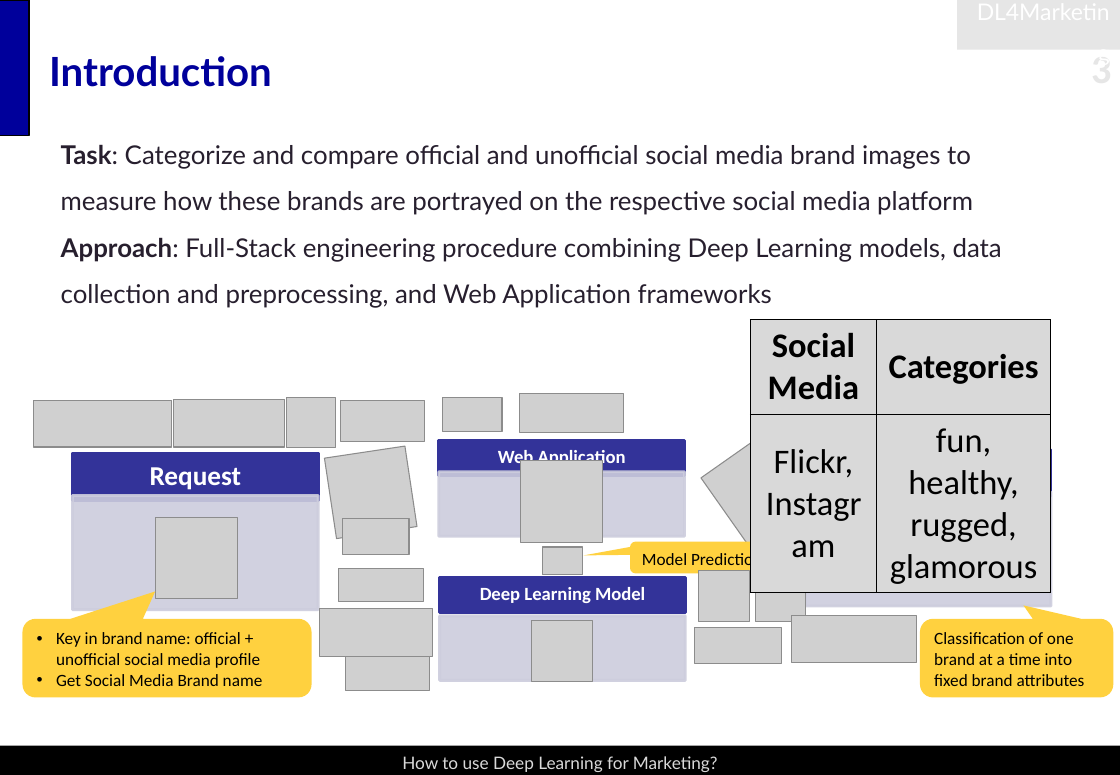
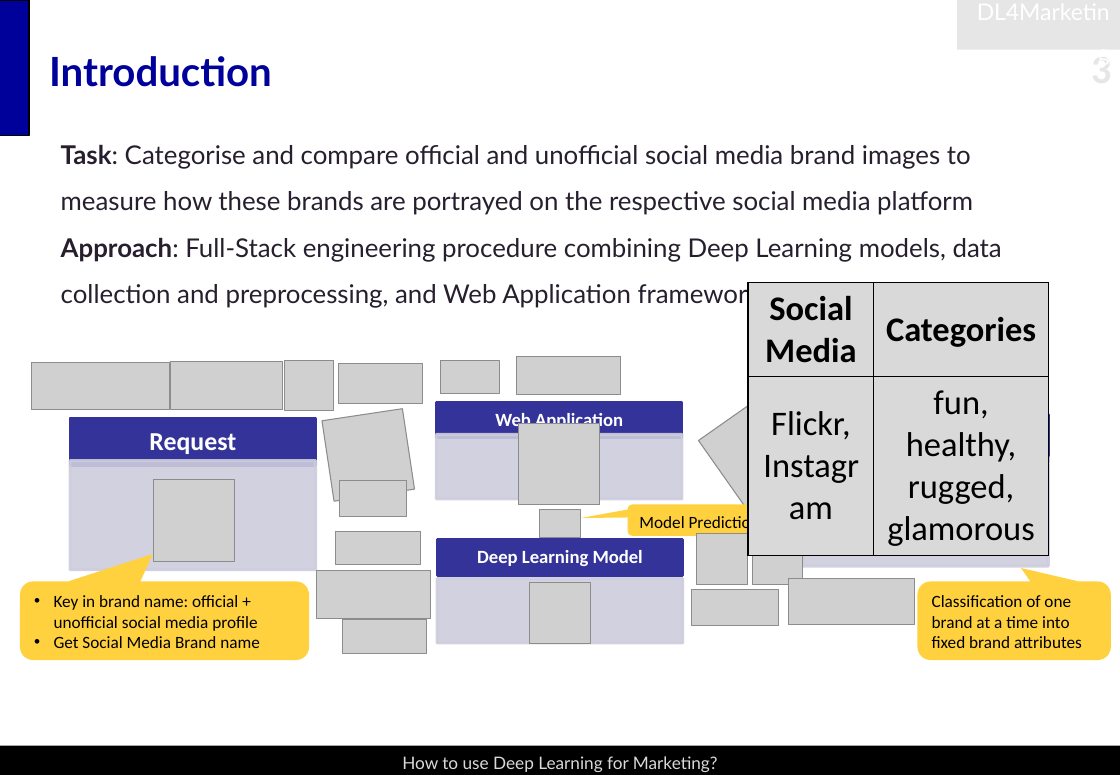
Before and after one commit to snoweZz/DLfM_BrandManagement, a slide deck: slide 3 of about_me/BrandManagement.pptx. Drawn at 1120x775 pixels with LibreOffice and Linux fonts; fonts in the diff are those of the drawing; grey boxes stand for pictures. Boxes give left, top, right and bottom in pixels: in the first picture for what was removed or moved away, otherwise in the second. Text is boxed around its words. In the diff, an @@ line names an element or a change of style, - is before the commit and + after.

```diff
--- a/about_me/BrandManagement.pptx
+++ b/about_me/BrandManagement.pptx
@@ text at box(61, 144, 973, 215): text changed @@
-Task: Categorize and compare official and unofficial social media brand images to measure how these brands are portrayed on the respective social media platform
+Task: Categorise and compare official and unofficial social media brand images to measure how these brands are portrayed on the respective social media platform
@@ 4 pictures: place and size @@
-4 pictures at box(156, 401, 433, 691)
+4 pictures at box(153, 363, 430, 654)
@@ 9 pictures, 1 rounded speech box, 1 text, 1 rectangle: place and size @@
-9 pictures, 1 rounded speech box, 1 text, 1 rectangle at box(72, 394, 969, 664)
+9 pictures, 1 rounded speech box, 1 text, 1 rectangle at box(70, 357, 967, 627)
@@ text "Request" at box(149, 433, 236, 454): size 19 to 18 pt @@
@@ text "Response" at box(874, 432, 976, 453): size 19 to 18 pt @@
@@ 2 rectangles, 1 picture, 1 table, 1 text: place and size @@
-2 rectangles, 1 picture, 1 table, 1 text at box(342, 321, 1052, 588)
+2 rectangles, 1 picture, 1 table, 1 text at box(340, 282, 1050, 550)
@@ rectangle: place and size @@
-rectangle at box(72, 496, 319, 610)
+rectangle at box(70, 461, 316, 571)
@@ rectangle: place and size @@
-rectangle at box(806, 492, 1052, 606)
+rectangle at box(803, 457, 1049, 567)
@@ 7 pictures, 3 rectangles, 2 rounded speech boxes, 2 texts: place and size @@
-7 pictures, 3 rectangles, 2 rounded speech boxes, 2 texts at box(23, 399, 1114, 698)
+7 pictures, 3 rectangles, 2 rounded speech boxes, 2 texts at box(20, 362, 1111, 661)
```
Also in this commit, not shown: 2 other slides changed.
